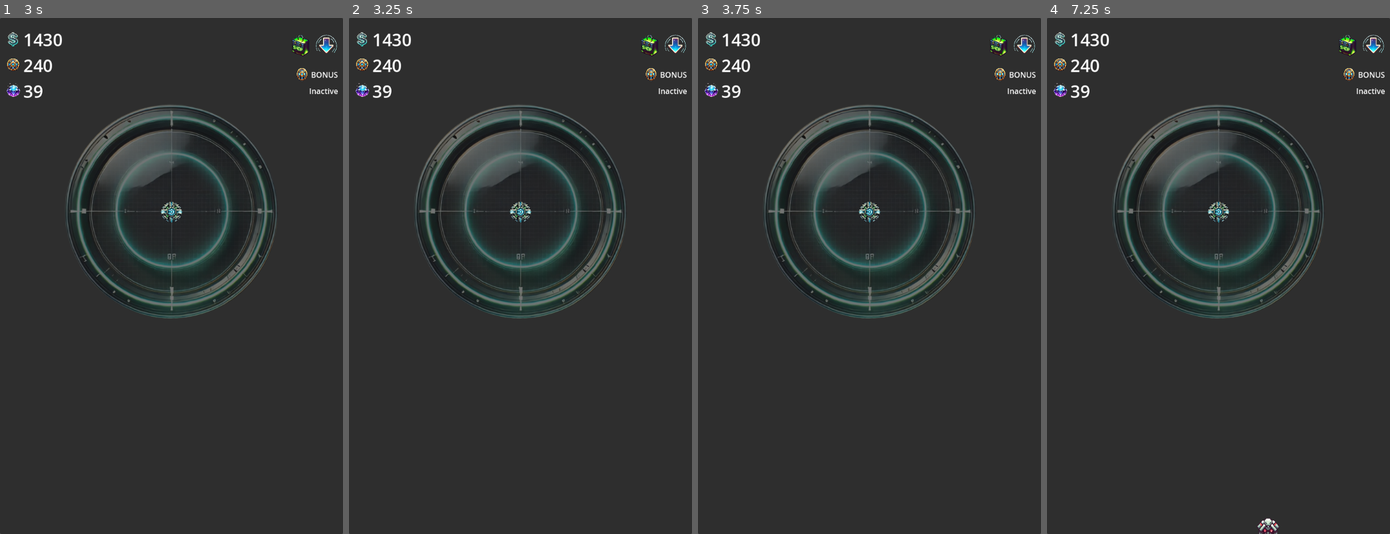
Above: before the commit, frames 1-4 (left to right).
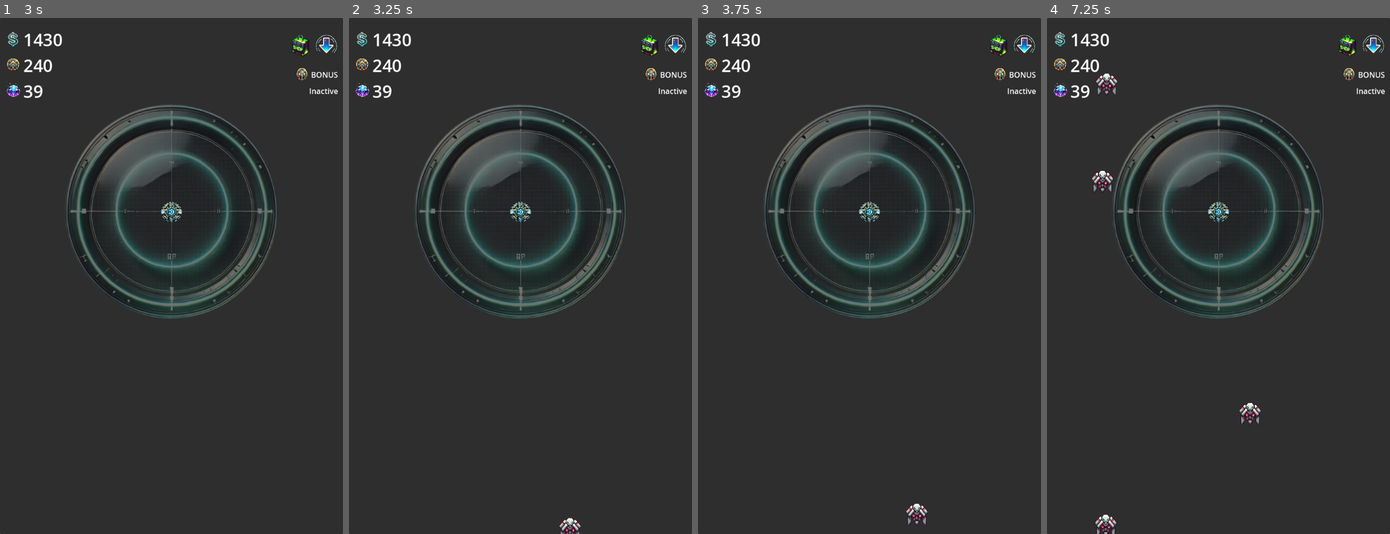
Above: after the commit, the same moments.

Repository: ascyrax/circle-defence
Game: Godot game, scene res://main.tscn
The game is run twice, just before and just after one commit, with the same random seed, the same clock (stepped at 60 frames per second) and the same inputs.
Inputs (mouse positions are in pixels of both pictures, inside the frame that each line leads up to):
- Up to frame 1 (3 s): click (54, 353) at 0.5 s; click (284, 353) at 1.25 s; click "BATTLE" at 2 s; tap Enter at 2.75 s
- Up to frame 2 (3.25 s): no input
- Up to frame 3 (3.75 s): no input
- Up to frame 4 (7.25 s): no input

Frame 1 is identical in both runs. In frame 2, 0.1% of the frame differs, in the area x 61-68%, y 96-100%; in frame 3, 0.2%; in frame 4, 0.8%, in the area x 12-68%, y 10-100%.

Commit message:
bullet rotation towards the enemy

Diff:
--- a/bullet.gd
+++ b/bullet.gd
@@ -17,9 +17,14 @@
 func _set_direction(newDirection: Vector2):
 	direction = newDirection
 
+func _set_rotation():
+	rotation = PI/2 # now the bullet is aligned along the +ve x-axis
+	rotation += direction.angle()
+
 func set_target_enemy(enemy: Area2D):
 	targetEnemey = enemy
 	_set_direction((enemy.global_position - global_position).normalized())
+	_set_rotation()
 
 
 # on collision between the bullet and the enemy, destroy the bullet, and reduce enemy health
--- a/bullet.tscn
+++ b/bullet.tscn
@@ -8,7 +8,7 @@
 height = 402.0
 
 [node name="Bullet" type="Node2D" groups=["bullets"]]
-scale = Vector2(0.2, 0.2)
+scale = Vector2(0.05, 0.05)
 script = ExtResource("1_cuktq")
 
 [node name="Sprite2D" type="Sprite2D" parent="."]
--- a/gamePlay.gd
+++ b/gamePlay.gd
@@ -2,7 +2,7 @@
 
 @export var enemyScene: PackedScene  # Drag your Enemy scene here
 @export var shooterScene: PackedScene
-var enemySpawnInterval: float = 5
+var enemySpawnInterval: float = 1
 var shooterContainerPosition
 var shooterGlobalPosition
 
